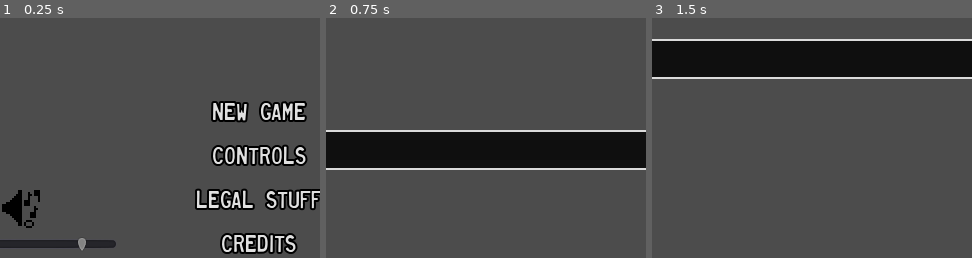
Above: before the commit, frames 1-3 (left to right).
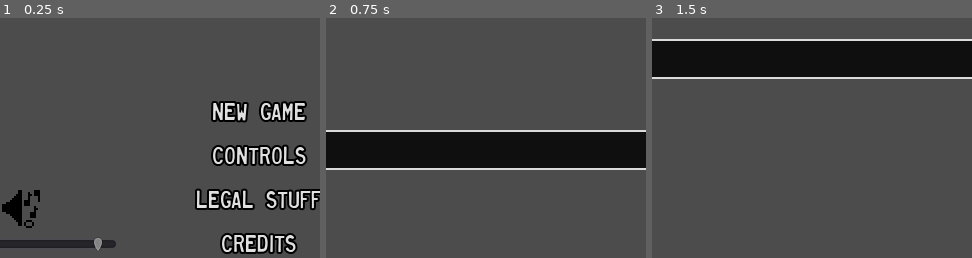
Above: after the commit, the same moments.

Repository: swashdev/minigame-madness
Game: Godot game, scene res://master/scenes/master.tscn
The game is run twice, just before and just after one commit, with the same random seed, the same clock (stepped at 60 frames per second) and the same inputs.
Inputs (mouse positions are % of the whole screen's width and height, from its top left):
- Up to frame 1 (0.25 s): no input
- Up to frame 2 (0.75 s): click "New Game" at 0.5 s
- Up to frame 3 (1.5 s): tap Enter at 1.25 s; move the mouse to (72, 45) at 1.27 s; hold Right (move_right) from 1.28 s (still down); hold Space (action) from 1.28 s (still down)
The pictures show only the part of the screen within x 10-60%, y 40-90%; the shares and areas given below are measured in that part.

The runs differ from the first frame. In frame 1, 0.2% of the frame differs, in the area x 24-32%, y 91-97%; in frame 2, nothing differs; in frame 3, nothing differs.

Commit message:
[MASTER] set max volume to 110%.
The volume slider in the main menu now maxes out at 8 decibels,
resulting in a maximum volume of 110%.  This is to prevent the music
from becoming harshly distorted from excessive boosting.

Diff:
--- a/master/scenes/menus/main_menu.tscn
+++ b/master/scenes/menus/main_menu.tscn
@@ -144,7 +144,7 @@
 margin_right = 178.0
 margin_bottom = 436.0
 min_value = -80.0
-max_value = 24.0
+max_value = 8.0
 
 [node name="VolumePercentage" type="Label" parent="."]
 margin_left = 114.166
